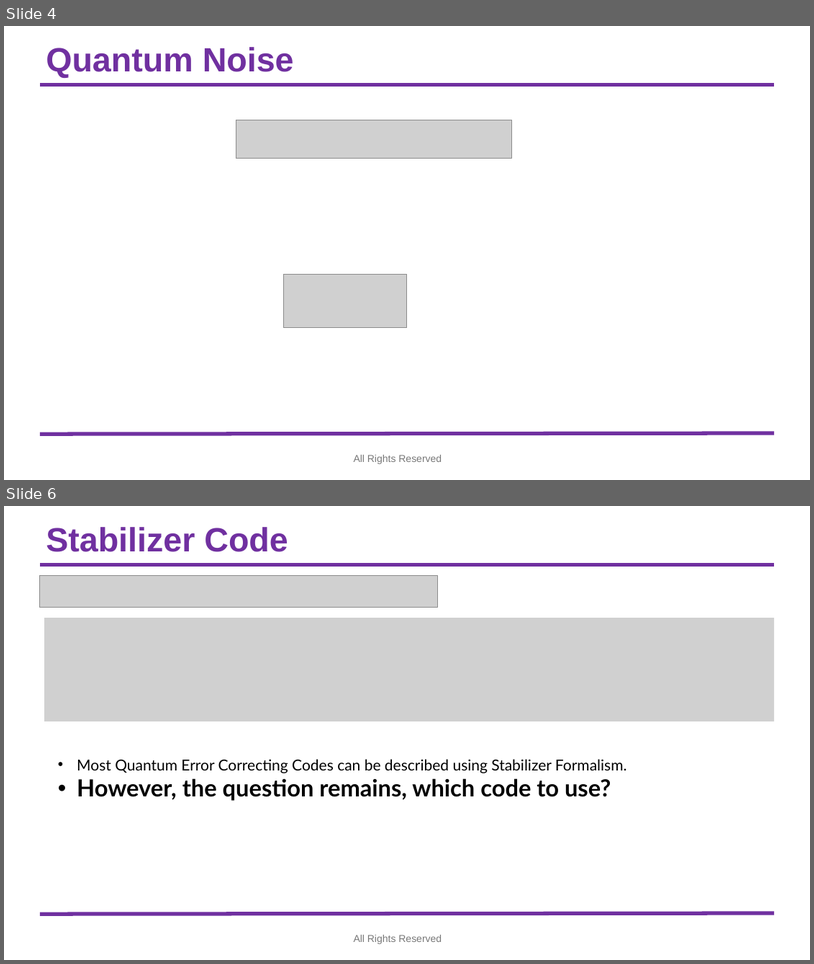
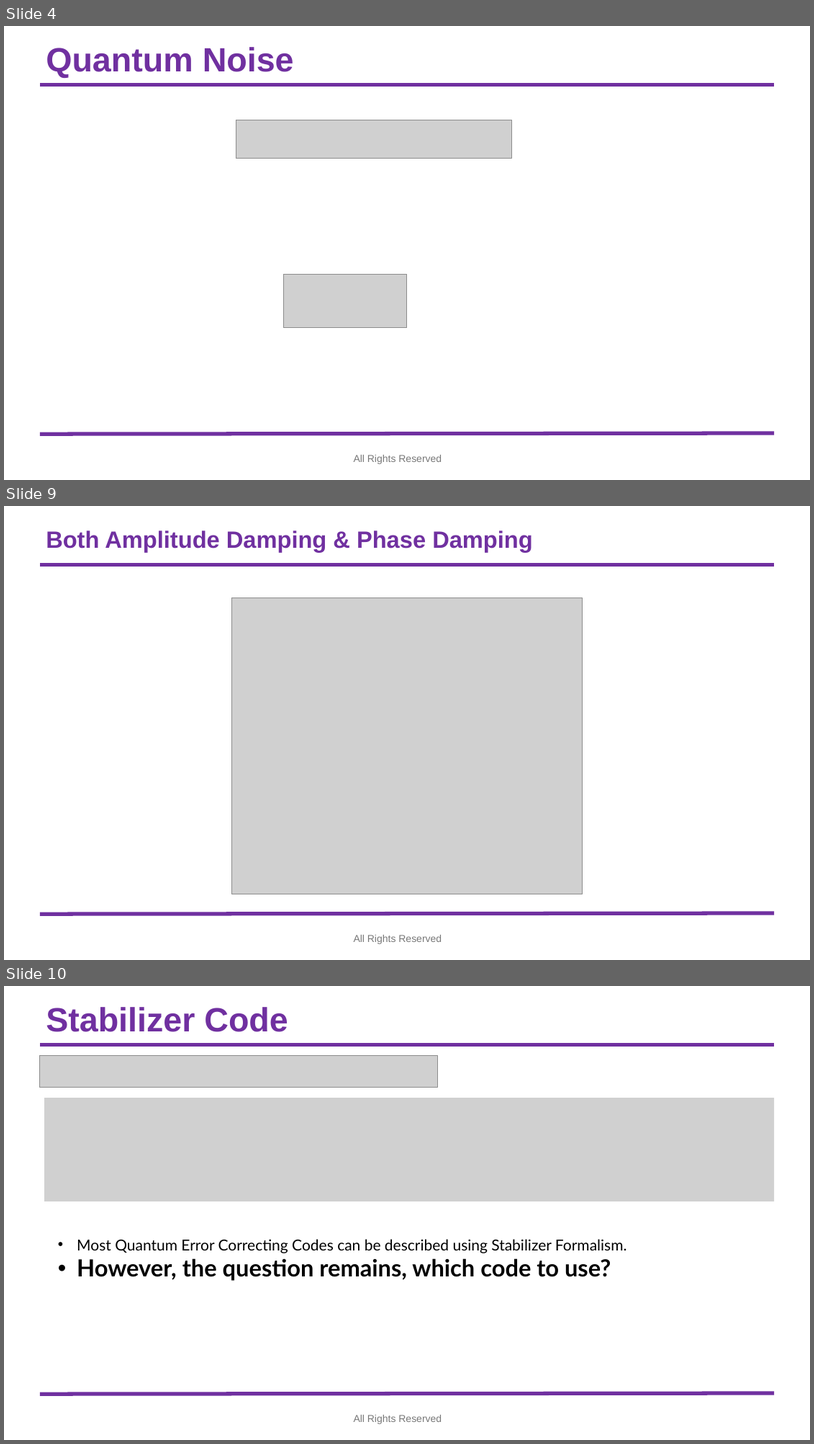
Before and after one commit to syedshubha/QNET25_Shubha, a slide deck: Teleportation_Fidelity.pptx. Shown one above the other, each under a label of ours: slides 4 and 6 before the commit, slides 4, 9 and 10 after it; the slides between them are not shown. The pictures are 814x964 and 814x1444 pixels, drawn with LibreOffice and Linux fonts; fonts in the diff are those of the drawing; grey boxes stand for pictures; background and template pictures are left out. Boxes give left, top, right and bottom in pixels: in the first picture for what was removed or moved away, otherwise in the second. Text is boxed around its words. In the diff, an @@ line names an element or a change of style, - is before the commit and + after.

```diff
--- a/Teleportation_Fidelity.pptx
+++ b/Teleportation_Fidelity.pptx
@@ slide 9 added at (4, 506, 810, 960), background #FFFFFF; not listed: 2 template elements that a slide beside it also shows @@
@@ title added at (46, 530, 533, 552), 28 pt, text #7030A0, bold @@
+Both Amplitude Damping & Phase Damping
@@ picture added at (232, 597, 582, 893) @@
@@ text added at (354, 934, 442, 944), 12 pt, text #797979 @@
+All Rights Reserved
@@ what was slide 6 is now slide 10 @@
```
Also in this commit, not shown: 4 slides changed, 5 other slides added.
